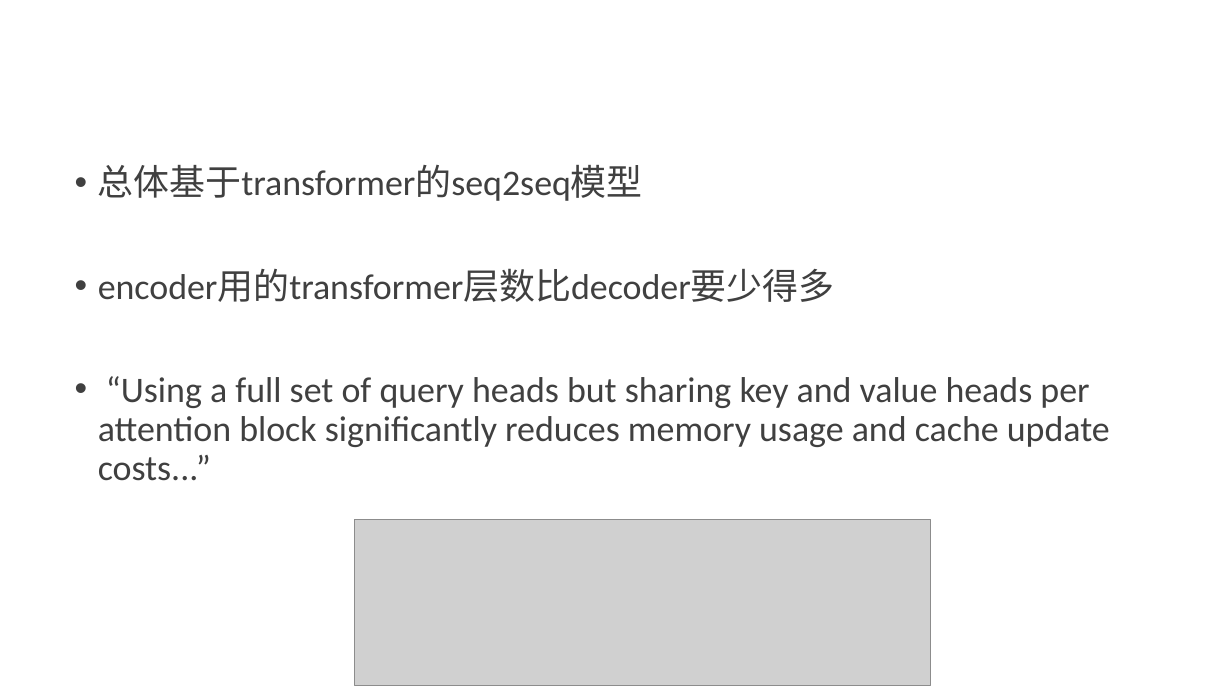
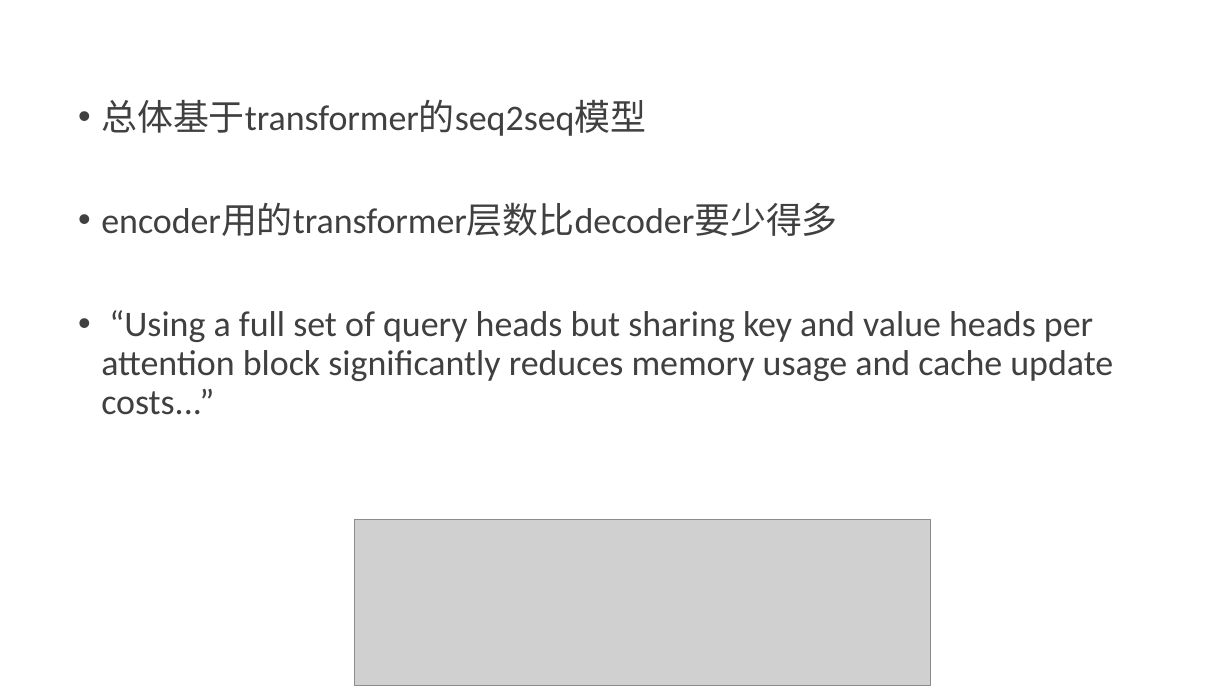
Before and after one commit to kevinva/paperReport, a slide deck: slide 4 of presentation/AlphaCode_20220301.pptx. Drawn at 1232x693 pixels with LibreOffice and Linux fonts; fonts in the diff are those of the drawing; grey boxes stand for pictures. Boxes give left, top, right and bottom in pixels: in the first picture for what was removed or moved away, otherwise in the second. Text is boxed around its words. In the diff, an @@ line names an element or a change of style, - is before the commit and + after.

```diff
--- a/presentation/AlphaCode_20220301.pptx
+++ b/presentation/AlphaCode_20220301.pptx
@@ text "总体基于transformer的seq2seq模型": place and size @@
-text "总体基于transformer的seq2seq模型" at <box>98,165,1110,481</box>
+text "总体基于transformer的seq2seq模型" at <box>101,100,1113,415</box>
```
Also in this commit, not shown: 3 other slides changed.
